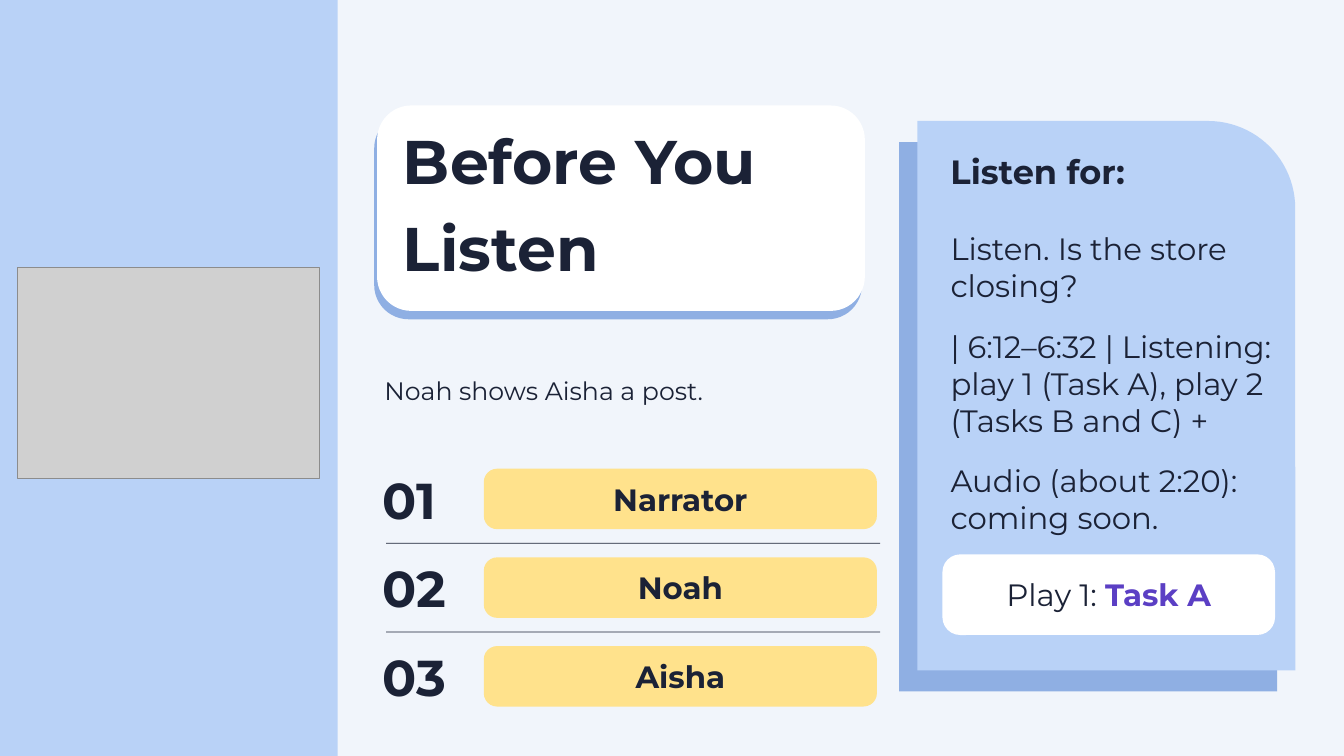
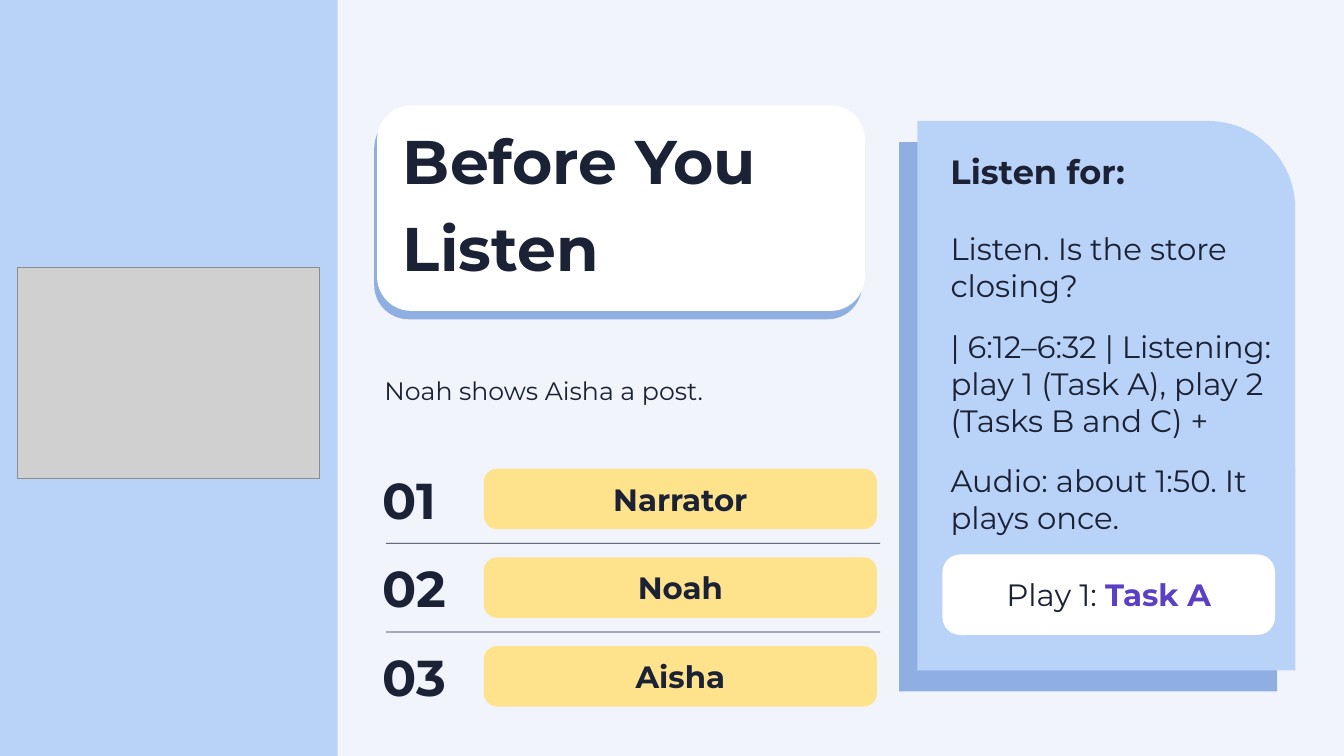
Before and after one commit to sdpursley/ESL-Curriculum, a slide deck: slide 8 of level5/slides/Level5_Lesson9_Slides.pptx. Drawn at 1344x756 pixels with LibreOffice and Linux fonts; fonts in the diff are those of the drawing; grey boxes stand for pictures. Boxes give left, top, right and bottom in pixels: in the first picture for what was removed or moved away, otherwise in the second. Text is boxed around its words. In the diff, an @@ line names an element or a change of style, - is before the commit and + after.

Commit message:
Level 5 Lesson 9 draft listening audio (1:50)

```diff
--- a/level5/slides/Level5_Lesson9_Slides.pptx
+++ b/level5/slides/Level5_Lesson9_Slides.pptx
@@ text at bbox=[951, 469, 1247, 535]: text changed @@
-Audio (about 2:20): coming soon.
+Audio: about 1:50. It plays once.
```
Also in this commit, not shown: 1 other slide changed, 8 other files.
